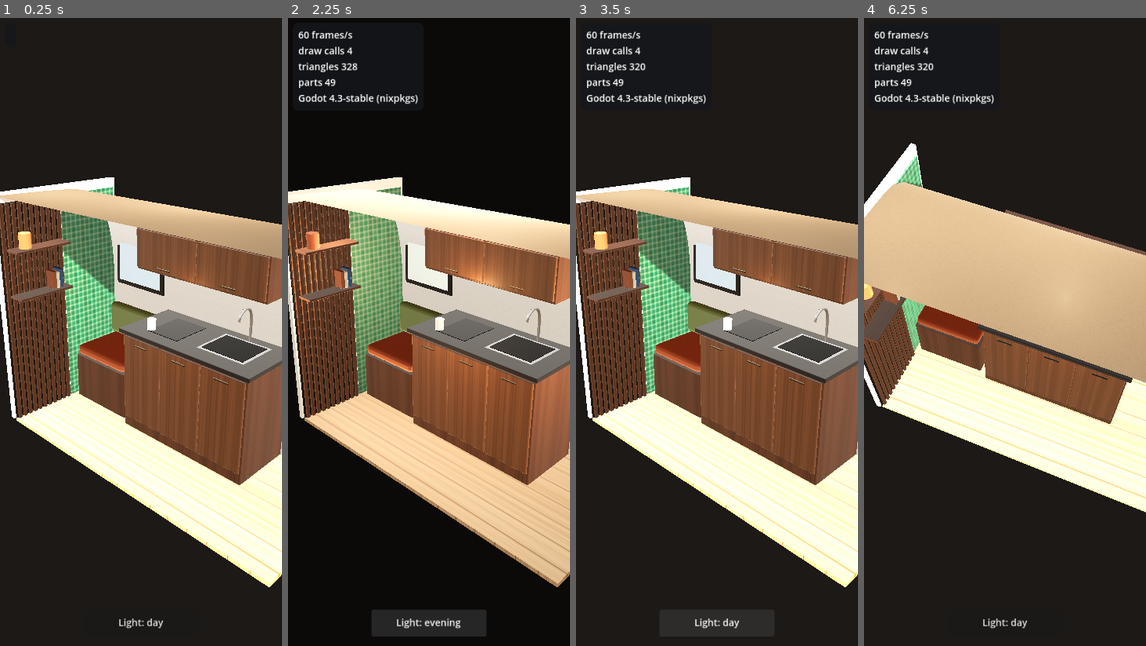
Above: before the commit, frames 1-4 (left to right).
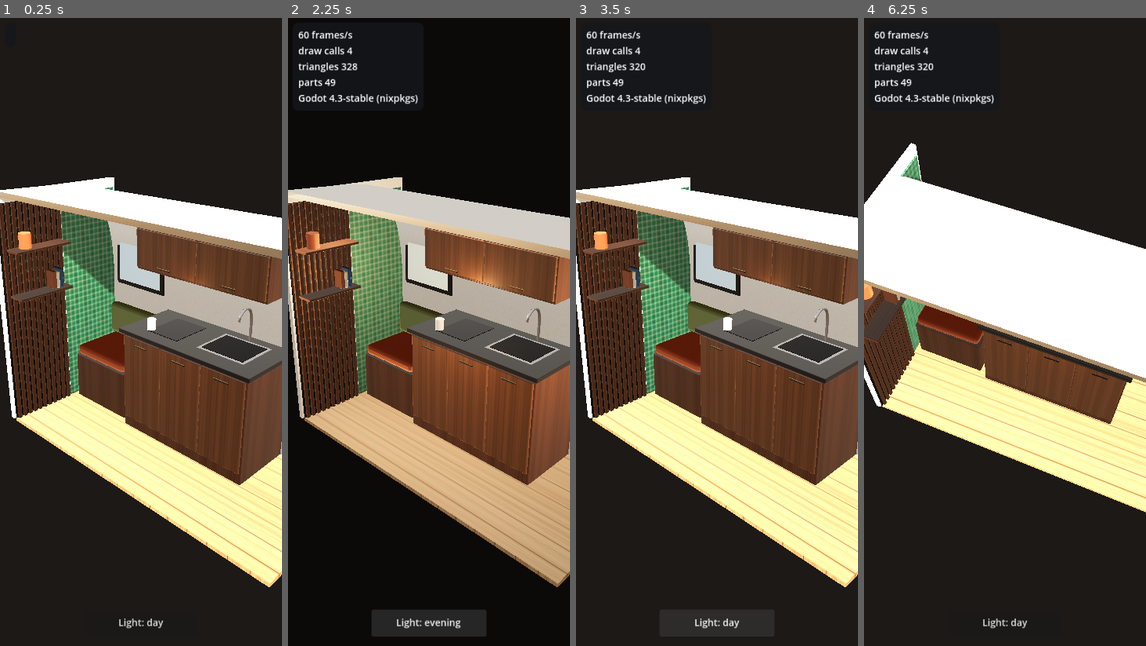
Above: after the commit, the same moments.

Repository: kyuhocho123/vanlab-demos
Game: Godot game, scene res://main.tscn
The game is run twice, just before and just after one commit, with the same random seed, the same clock (stepped at 60 frames per second) and the same inputs.
Inputs (mouse positions are in pixels of both pictures, inside the frame that each line leads up to):
- Up to frame 1 (0.25 s): no input
- Up to frame 2 (2.25 s): click "Light: day" at 0.5 s; click "Light: evening" at 1.25 s; click "Light: day" at 2 s
- Up to frame 3 (3.5 s): click "Light: evening" at 2.75 s
- Up to frame 4 (6.25 s): click "Light: day" at 3.5 s; click "Light: evening" at 4.25 s; tap Enter at 5 s; move the mouse to (1067, 300) at 5.02 s; click (1067, 300) at 5.17 s; tap Space at 5.75 s; drag from (948, 363) to (990, 457) at 5.77 s

The runs differ from the first frame. In frame 1, 39% of the frame differs, in the area x 0-100%, y 26-91%; in frame 2, 31%; in frame 3, 39%; in frame 4, 37%.

Commit message:
Look check: wall and roof get an outer skin; highlight headroom in tone mapping
Co-Authored-By: Claude Fable 5.2 <noreply@anthropic.com>
Claude-Session: https://claude.ai/code/session_01HiVMW5vedgkeGdbn9v4PfV

Diff:
--- a/godot-look/main.gd
+++ b/godot-look/main.gd
@@ -342,6 +342,20 @@
 		for t in [[i0, i0 + 1, i0 + 3], [i0, i0 + 3, i0 + 2]]:
 			for v in t:
 				st.add_index(v)
+	var outer := count                       # outer skin, so the roof has a real top when seen from above
+	for k in line.size():
+		var p: Vector2 = line[k]
+		var n2: Vector2 = normals[k]
+		var o := p - n2 * thick
+		for x in [0.0, length]:
+			st.set_normal(Vector3(0.0, -n2.y, -n2.x))
+			st.add_vertex(Vector3(x, o.y, o.x))
+			count += 1
+	for k in line.size() - 1:
+		var i0 := outer + k * 2
+		for t in [[i0, i0 + 1, i0 + 3], [i0, i0 + 3, i0 + 2]]:
+			for v in t:
+				st.add_index(v)
 	var cap := count                         # the cut end of the wall at the open side
 	for k in line.size():
 		var p: Vector2 = line[k]
@@ -443,6 +457,7 @@
 	env.ambient_light_source = Environment.AMBIENT_SOURCE_SKY
 	env.reflected_light_source = Environment.REFLECTION_SOURCE_SKY
 	env.tonemap_mode = Environment.TONE_MAPPER_ACES
+	env.tonemap_white = 6.0                          # headroom, so sunlit wood and tile keep their colour
 	var we := WorldEnvironment.new()
 	we.environment = env
 	add_child(we)
@@ -470,7 +485,7 @@
 	# Godot does not divide light energy by pi as three.js does, so the web numbers are scaled down.
 	env.ambient_light_energy = 0.1 if evening else 0.38
 	env.tonemap_exposure = 0.95 if evening else 1.05
-	sun.light_energy = 0.0 if evening else 0.85
+	sun.light_energy = 0.0 if evening else 0.7
 	sun.shadow_enabled = not evening
 	sun.visible = not evening
 	led1.light_energy = 1.3 if evening else 0.25
